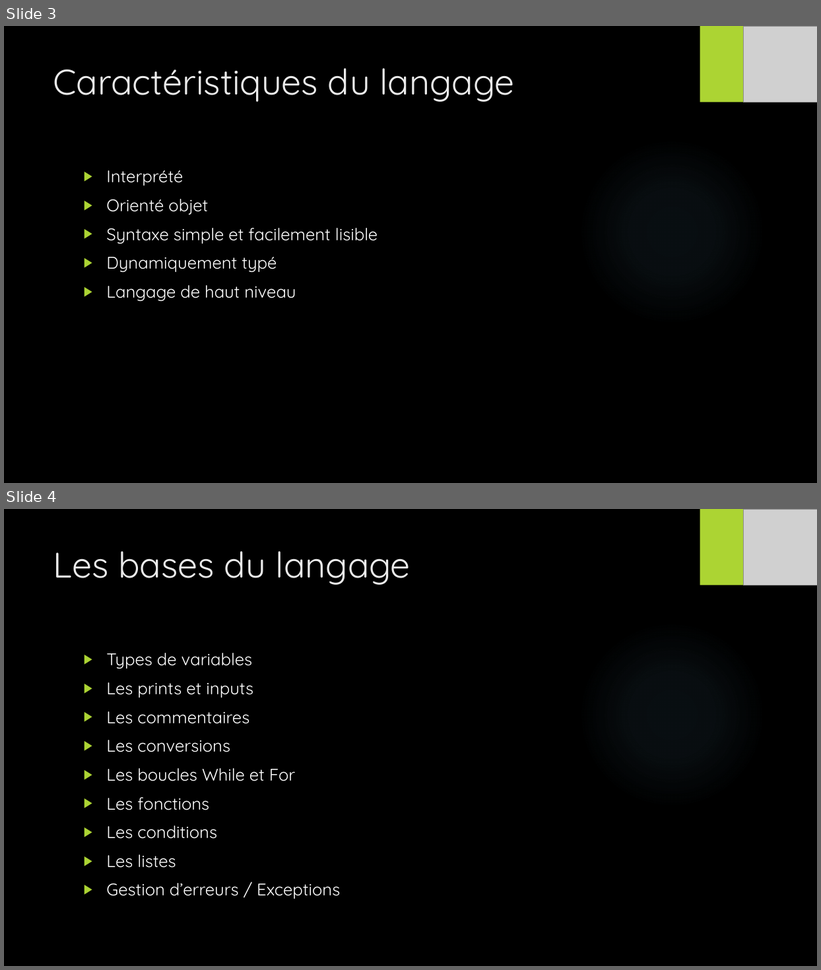
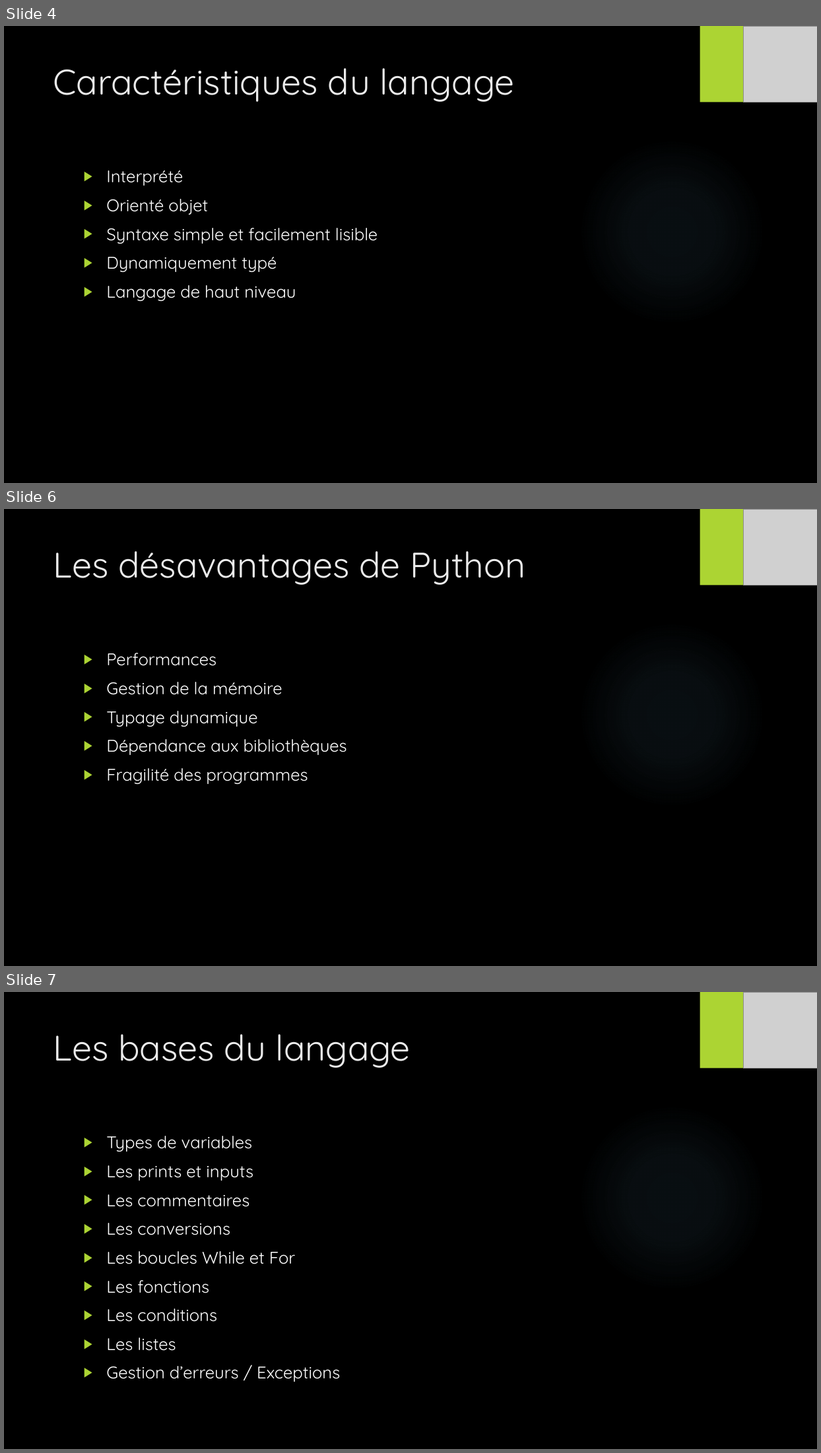
Before and after one commit to At0micTurtle/App_Bourse, a slide deck: Présentation Python.pptx. Shown one above the other, each under a label of ours: slides 3 and 4 before the commit, slides 4, 6 and 7 after it; the slides between them are not shown. The pictures are 821x970 and 821x1453 pixels, drawn with LibreOffice and Linux fonts; fonts in the diff are those of the drawing; grey boxes stand for pictures; background and template pictures are left out. Boxes give left, top, right and bottom in pixels: in the first picture for what was removed or moved away, otherwise in the second. Text is boxed around its words. In the diff, an @@ line names an element or a change of style, - is before the commit and + after.

```diff
--- a/Présentation Python.pptx
+++ b/Présentation Python.pptx
@@ slide 6 added at (4, 509, 817, 966), background picture (left out); not listed: 2 template elements that a slide beside it also shows @@
@@ picture added at (743, 509, 817, 586) @@
@@ title added at (54, 551, 525, 585), 42 pt, text #EBEBEB @@
+Les désavantages de Python
@@ text added at (106, 653, 347, 784), 20 pt, text #FFFFFF @@
+▶ Performances
+▶ Gestion de la mémoire
+▶ Typage dynamique
+▶ Dépendance aux bibliothèques
+▶ Fragilité des programmes
@@ what was slide 3 is now slide 4 @@
@@ what was slide 4 is now slide 7 @@
```
Also in this commit, not shown: 3 slides changed, 2 other slides added, 5 slides removed.
